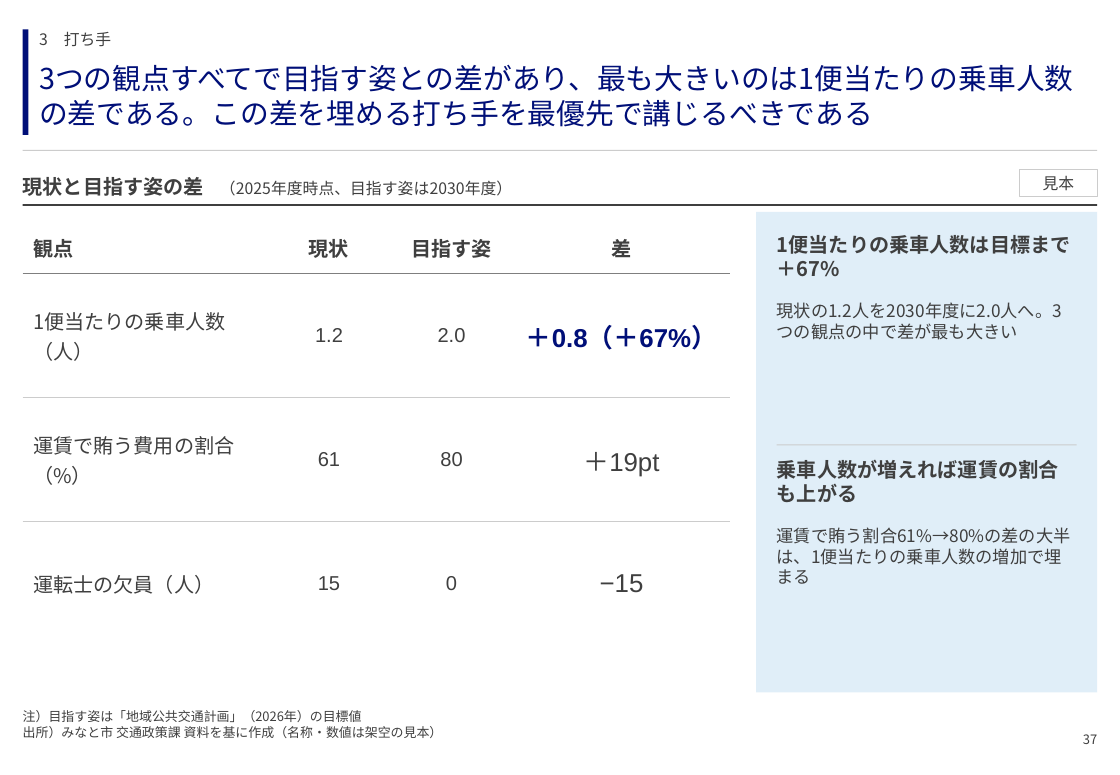
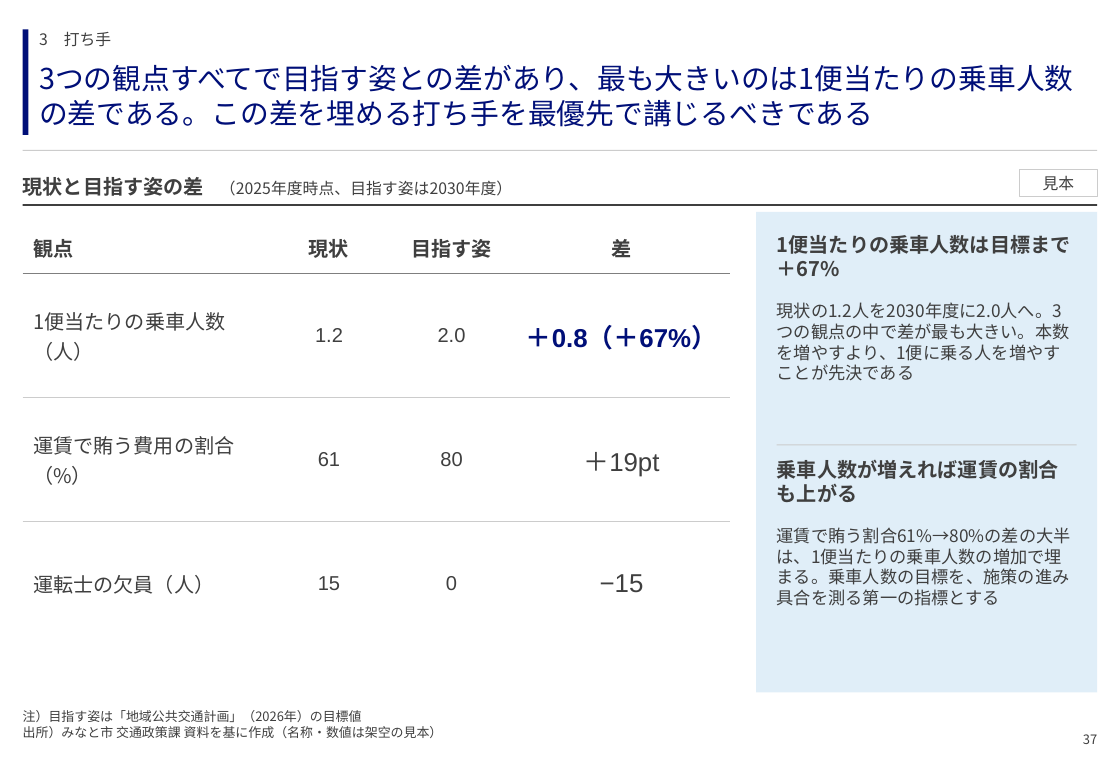
Before and after one commit to GontaHH/slide_builder, a slide deck: slide 37 of patterns/pattern-deck.pptx. Drawn at 1120x775 pixels with LibreOffice and Linux fonts; fonts in the diff are those of the drawing. Boxes give left, top, right and bottom in pixels: in the first picture for what was removed or moved away, otherwise in the second. Text is boxed around its words. In the diff, an @@ line names an element or a change of style, - is before the commit and + after.

```diff
--- a/patterns/pattern-deck.pptx
+++ b/patterns/pattern-deck.pptx
@@ text at <box>777,302,1070,361</box>: text changed @@
-現状の1.2人を2030年度に2.0人へ。3つの観点の中で差が最も大きい
+現状の1.2人を2030年度に2.0人へ。3つの観点の中で差が最も大きい。本数を増やすより、1便に乗る人を増やすことが先決である
@@ text at <box>777,527,1071,606</box>: text changed @@
-運賃で賄う割合61%→80%の差の大半は、1便当たりの乗車人数の増加で埋まる
+運賃で賄う割合61%→80%の差の大半は、1便当たりの乗車人数の増加で埋まる。乗車人数の目標を、施策の進み具合を測る第一の指標とする
```
Also in this commit, not shown: 123 other slides changed, 3 other files.
